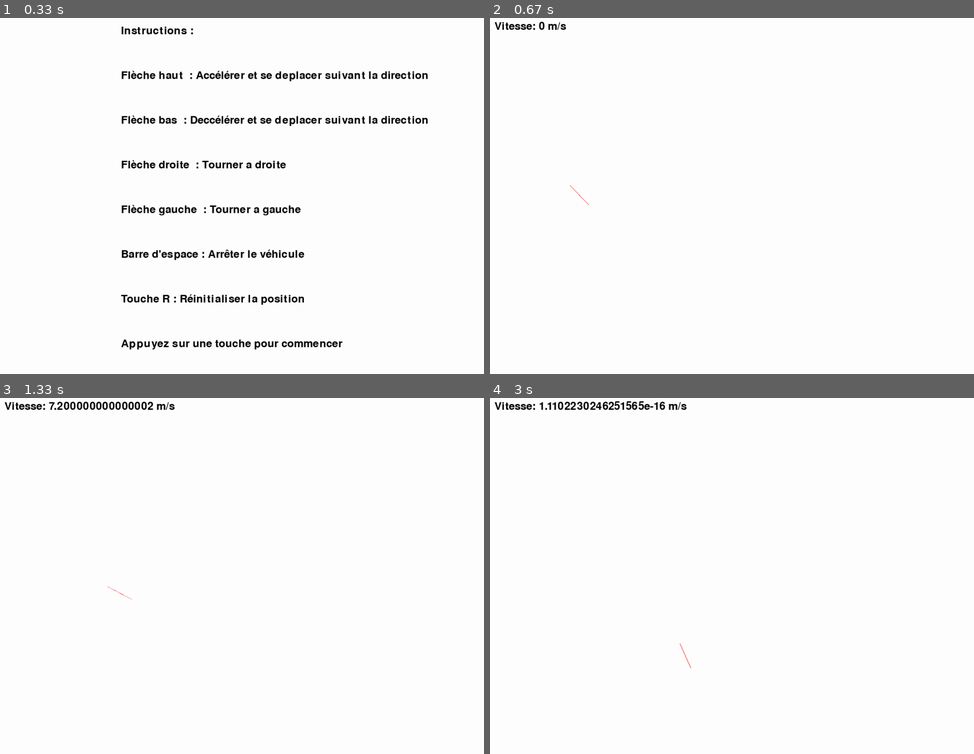
Above: before the commit, frames 1-4 (two rows, left to right).
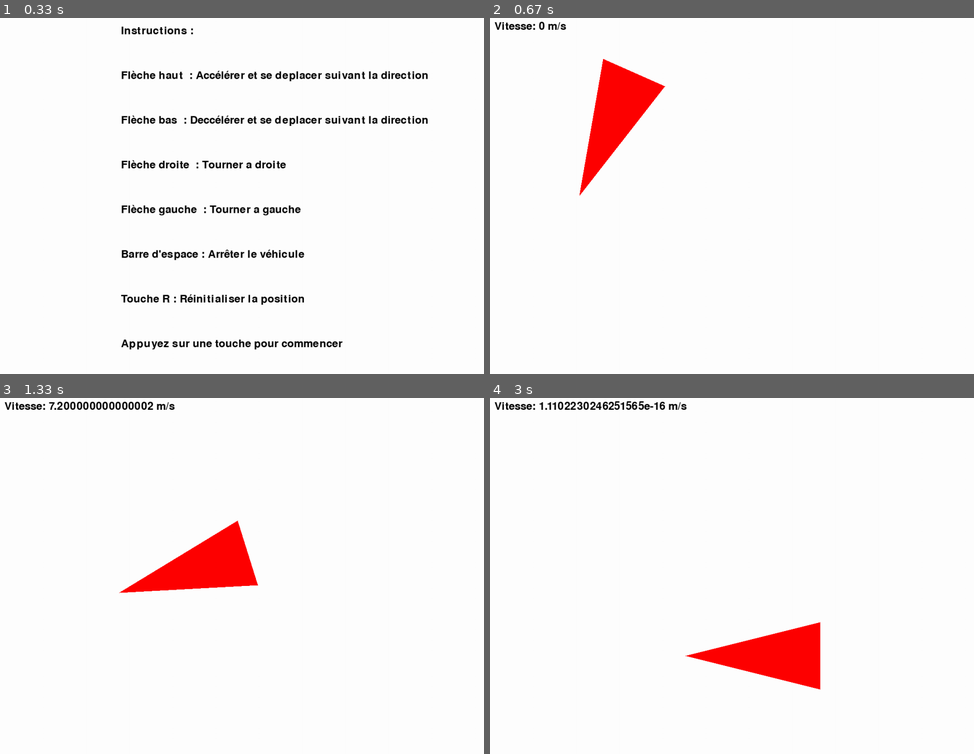
Above: after the commit, the same moments.

Repository: Singh-Jaskaranpreet/projet_robot_LU2IN013
Game: pygame game, started from simulateur.py
Two runs of this game, one before a commit and one after it. Both use one fixed random seed, a clock stepped at 60 frames per second and the inputs below.
Inputs:
- Up to frame 1 (0.33 s): no input
- Up to frame 2 (0.67 s): hold Right from 0.33 s (still down)
- Up to frame 3 (1.33 s): release Right at 0.8 s; hold Up 0.83-1.13 s; hold Right from 1.17 s (still down)
- Up to frame 4 (3 s): release Right at 1.63 s; hold Left 1.67-2.2 s; hold Down 2.23-2.53 s; hold Left 2.57-2.97 s

Frame 1 is identical in both runs. In frame 2, 2.7% of the frame differs, in the area x 16-37%, y 11-53%; in frame 3, 2.7%; in frame 4, 2.7%.

Commit message:
Soucis avec la rotation

Diff:
--- a/Environnement.py
+++ b/Environnement.py
@@ -1,5 +1,5 @@
 import pygame
-from math import *
+import math
 
 class Environnement:
 
@@ -13,16 +13,13 @@
             vehicule.arret()
 
     def afficher(self, screen, vehicule, couleur_vehicule, couleur_texte):
-        Hauteur = 30
-        listP = [[vehicule.x+cos(20)*Hauteur, vehicule.y+sin(20)*Hauteur],[vehicule.x-cos(20)*Hauteur, vehicule.y-sin(20)*Hauteur]]
-        pp = pygame.math.Vector2([vehicule.x,vehicule.y])
-        rotated_points = [(pygame.math.Vector2(x,y)-pp).rotate(vehicule.angle)+pp for x, y in listP]
         # Points du triangle
-        point_Rarr = (vehicule.x, vehicule.y)  # Sommet
-        #point_Rgauch = (vehicule.x+cos(vehicule.angle+20)*Hauteur, vehicule.y+sin(vehicule.angle+20)*Hauteur)  # Bas gauche
-        point_Rgauch = (rotated_points[1][0],rotated_points[1][1])
-        point_Rdroite = (rotated_points[0][0],rotated_points[0][1])
-        #point_Rdroite = (vehicule.x+cos(vehicule.angle-20)*Hauteur, vehicule.y+sin(vehicule.angle-20)*Hauteur)  # Bas droite
+        (x,y)=(vehicule.x,vehicule.y)
+        (xg,yg)=(x+vehicule.long*2,y-(vehicule.long//2))
+        (xd,yd)=(x+vehicule.long*2,y+(vehicule.long//2))
+        point_Rarr = (x, y)  # Sommet
+        point_Rgauch = (x+(xg-x)*math.cos(vehicule.angle)-(yg-y)*math.sin(vehicule.angle),y+(xg-x)*math.sin(vehicule.angle)+(yg-y)*math.cos(vehicule.angle))  # Bas gauche
+        point_Rdroite = (x+(xd-x)*math.cos(vehicule.angle)-(yd-y)*math.sin(vehicule.angle),y+(xd-x)*math.sin(vehicule.angle)+(yd-y)*math.cos(vehicule.angle))  # Bas droite
         # Afficher le véhicule
         pygame.draw.polygon(screen, couleur_vehicule,[point_Rarr,point_Rgauch,point_Rdroite])
 
--- a/Vehicule.py
+++ b/Vehicule.py
@@ -3,10 +3,11 @@
 # Classe Véhicule
 class Vehicule:
 
-    def __init__(self, nom, x, y, vitesse, nb_roues):
+    def __init__(self, nom, x, y, vitesse, nb_roues,long):
         self.nom = nom
         self.x = x
         self.y = y
+        self.long=long
         self.angle = 0
         self.direction_x = 1
         self.direction_y = 0
--- a/simulateur.py
+++ b/simulateur.py
@@ -18,7 +18,7 @@
 
 # Création de l'environnement et d'un véhicule
 environnement = Environnement(LARGEUR, HAUTEUR)
-vehicule = Vehicule("Voiture", 200, HAUTEUR // 2, 0, 4)
+vehicule = Vehicule("Voiture", 200, HAUTEUR // 2, 0, 3,150)
 
 # Fonction pour afficher les instructions
 def afficher_instructions():
